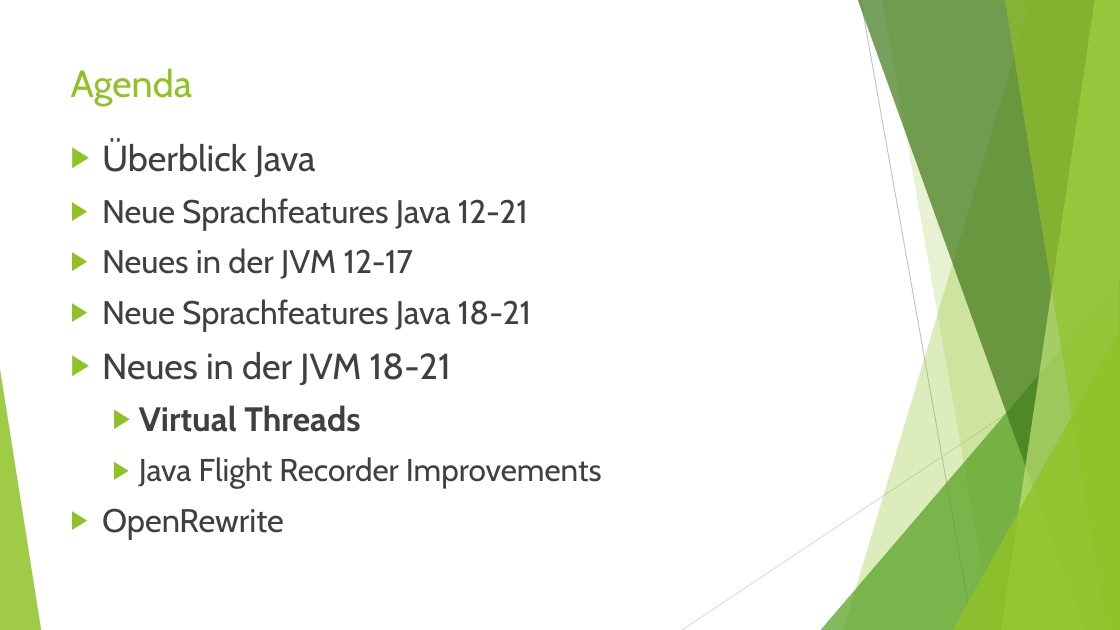
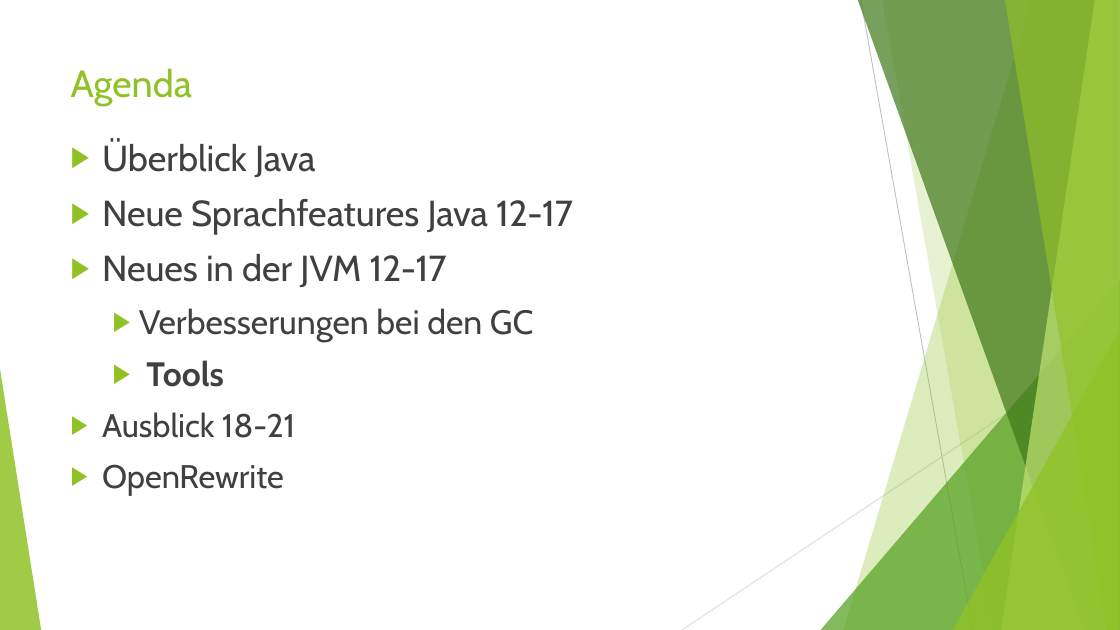
Before and after one commit to MichaelZett/20250210_java_12_17, a slide deck: slide 69 of Neuerungen_Java_12_17.pptx (slide 63 before the commit). Drawn at 1120x630 pixels with LibreOffice and Linux fonts; fonts in the diff are those of the drawing. Boxes give left, top, right and bottom in pixels: in the first picture for what was removed or moved away, otherwise in the second. Text is boxed around its words. In the diff, an @@ line names an element or a change of style, - is before the commit and + after.

```diff
--- a/Neuerungen_Java_12_17.pptx
+++ b/Neuerungen_Java_12_17.pptx
@@ text at bbox=[102, 199, 573, 235]: text changed; size 28 to 31 pt @@
-▶ Neue Sprachfeatures Java 12-21
+▶ Neue Sprachfeatures Java 12-17
@@ text at bbox=[102, 254, 447, 287]: size 28 to 31 pt in "Neues in der JVM 12-17" @@
@@ text at bbox=[102, 308, 534, 438]: text changed; size 27 to 29 pt @@
-▶ Neue Sprachfeatures Java 18-21
-▶ Neues in der JVM 18-21
-  ▶ Virtual Threads
-  ▶ Java Flight Recorder Improvements
+  ▶ Verbesserungen bei den GC
+  ▶ Tools
+▶ Ausblick 18-21
```
Also in this commit, not shown: 28 other slides changed, 24 slides added, 3 slides removed, 34 other files.
